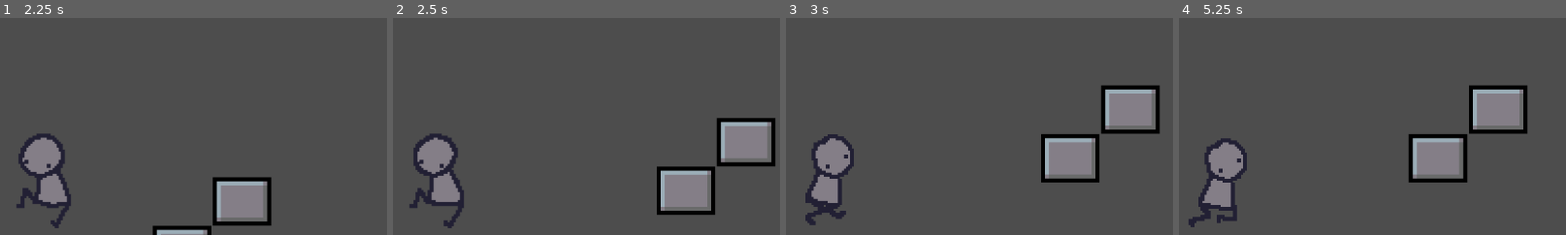
Above: before the commit, frames 1-4 (left to right).
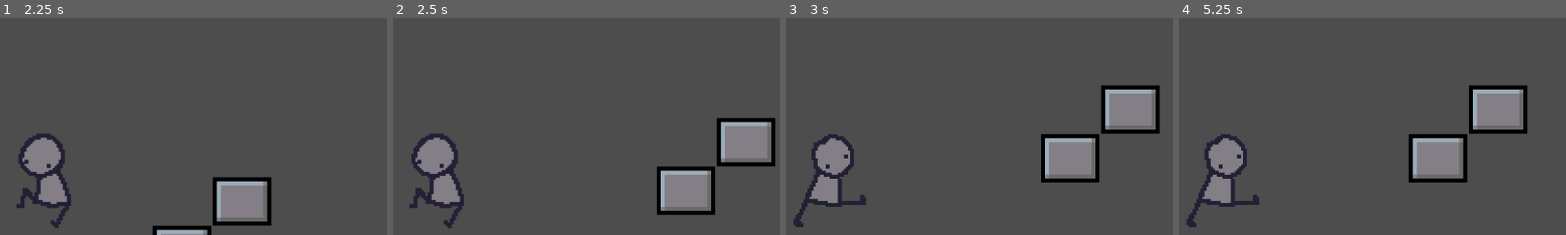
Above: after the commit, the same moments.

Repository: Helia8/platform
Game: Godot game, scene res://scenes/Level/Level1.tscn
The game is run twice, just before and just after one commit, with the same random seed, the same clock (stepped at 60 frames per second) and the same inputs.
Inputs:
- Up to frame 1 (2.25 s): hold D (right) 0.53-2.03 s; tap Shift (dash) at 0.6, 1.35, 2.1 s; tap Space (jump) at 0.77, 1.52 s; tap Enter at 2 s; hold A (left) from 2.03 s (still down)
- Up to frame 2 (2.5 s): keep holding A (left)
- Up to frame 3 (3 s): release A (left) at 2.78 s; hold D (right) from 2.78 s (still down); tap Shift (dash) at 2.85 s
- Up to frame 4 (5.25 s): tap Space (jump) at 3.02, 3.77, 4.25, 4.52 s; tap Shift (dash) at 3.6, 4.35, 5.1 s; release D (right) at 4.28 s; hold A (left) 4.28-5.03 s; hold D (right) from 5.03 s (still down)
The pictures show only the part of the screen within x 44-94%, y 11-61%; the shares and areas given below are measured in that part.

Frame 1 is identical in both runs. In frame 2, 0.4% of the frame differs, in the area x 4-19%, y 53-96%; in frame 3, 0.8%; in frame 4, 1.9%, in the area x 2-21%, y 53-97%.

Commit message:
feat: anims dash

Diff:
--- a/src/player.gd
+++ b/src/player.gd
@@ -22,6 +22,8 @@
 var dash_time_left: float = 0.0
 var dash_velocity: Vector2 = Vector2.ZERO
 var dash_input_velocity: Vector2 = Vector2.ZERO
+var dash_stop_animation: StringName = &""
+var dash_stop_time_left: float = 0.0
 var jump_hold_time_left: float = 0.0
 var air_dash_used: bool = false
 
@@ -45,9 +47,12 @@
 	if is_dashing:
 		dash_time_left -= delta
 		if dash_time_left <= 0.0:
+			var ended_dash_velocity := dash_velocity
 			is_dashing = false
 			dash_time_left = 0.0
-			velocity = dash_velocity * 0.5
+			velocity = ended_dash_velocity * 0.5
+			dash_stop_animation = _get_dash_stop_animation(ended_dash_velocity)
+			dash_stop_time_left = _get_dash_stop_duration(dash_stop_animation)
 			dash_velocity = Vector2.ZERO
 			dash_input_velocity = Vector2.ZERO
 	if is_dashing:
@@ -91,6 +96,8 @@
 		if dash_direction.y == 0.0:
 			dash_multiplier *= HORIZONTAL_DASH_MULTIPLIER
 		is_dashing = true
+		dash_stop_animation = &""
+		dash_stop_time_left = 0.0
 		dash_time_left = dash_duration
 		dash_velocity = dash_direction * dash_length * SPEED * dash_multiplier
 		dash_input_velocity = Vector2.ZERO
@@ -109,6 +116,14 @@
 	_update_animation()
 
 func _update_animation() -> void:
+	if is_dashing:
+		playerSprite.hide()
+		anim.play(_get_dash_animation())
+		return
+	if dash_stop_time_left > 0.0 and dash_stop_animation != &"":
+		playerSprite.hide()
+		anim.play(dash_stop_animation)
+		return
 	if not is_on_floor():
 		playerSprite.hide()
 		if (velocity.y < 0):
@@ -120,6 +135,31 @@
 		anim.play("walk")
 	else:
 		anim.play("idle")
+
+func _get_dash_animation() -> StringName:
+	if dash_velocity.y < 0.0:
+		if dash_velocity.x == 0.0:
+			return &"dash_up"
+		return &"dash_diagonal_up"
+	if dash_velocity.y > 0.0:
+		if dash_velocity.x == 0.0:
+			return &"dash_down"
+		return &"dash_diagonal_down"
+	return &"dash_side"
+
+func _get_dash_stop_animation(dash_vector: Vector2) -> StringName:
+	if dash_vector.y < 0.0:
+		return &"dash_up_stopping"
+	if dash_vector.y > 0.0:
+		return &"dash_down_stopping"
+	return &""
+
+func _get_dash_stop_duration(stop_animation: StringName) -> float:
+	if stop_animation == &"dash_down_stopping":
+		return 0.30
+	if stop_animation == &"dash_up_stopping":
+		return 0.14
+	return 0.0
 
 func _process(delta: float) -> void:
 	if iseconds > 0:
